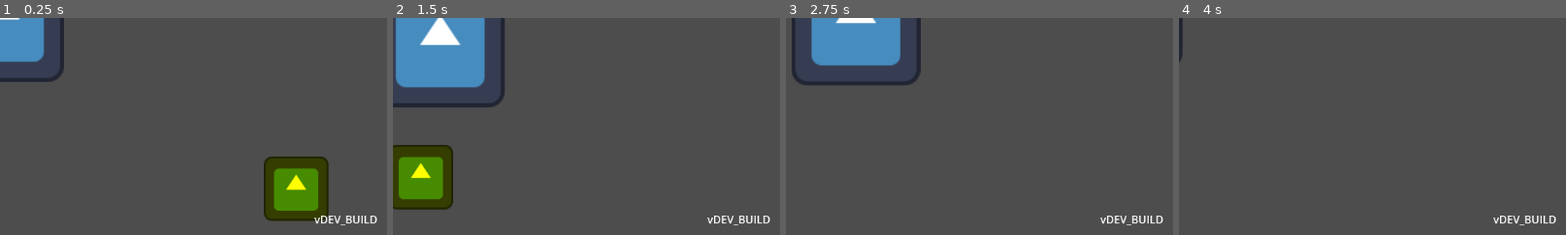
Above: before the commit, frames 1-4 (left to right).
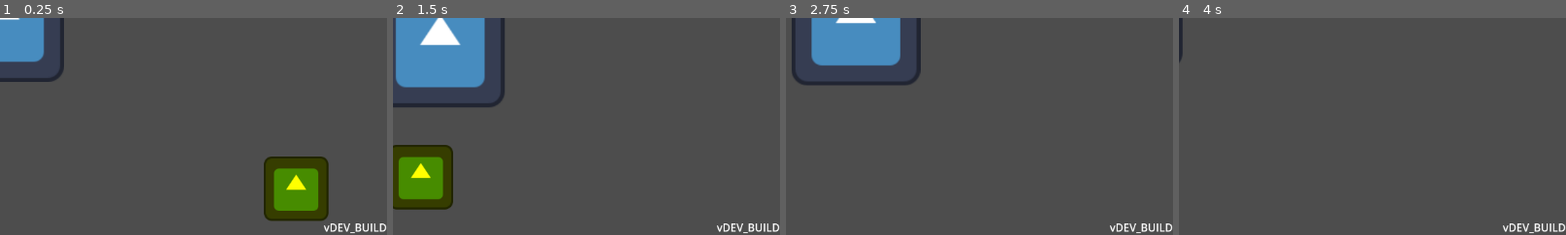
Above: after the commit, the same moments.

Repository: JulianGrey/godot_test
Game: Godot game, scene res://world.tscn
Same seed, same stepped clock (60 frames per second), same inputs: the game is played once before the commit and once after it. The engine's default icon, where the game draws it, is replaced by a stand-in: a white triangle on a blue panel in a dark square.
Inputs:
- Up to frame 1 (0.25 s): no input
- Up to frame 2 (1.5 s): tap Enter at 0.5 s; hold D (move_right) 0.53-1.28 s; hold S (move_down) from 1.28 s (still down)
- Up to frame 3 (2.75 s): release S (move_down) at 2.03 s; hold D (move_right) from 2.03 s (still down)
- Up to frame 4 (4 s): release D (move_right) at 2.78 s; hold W (move_up) 2.78-3.53 s; hold A (move_left) from 3.53 s (still down)
The pictures show only the part of the screen within x 50-100%, y 50-100%; the shares and areas given below are measured in that part.

The runs differ from the first frame. In frame 1, 0.7% of the frame differs, in the area x 81-100%, y 91-100%; in frame 2, 0.7%; in frame 3, 0.7%; in frame 4, 0.7%.

Commit message:
Version number position fix attempt

Diff:
--- a/VersionOverlay.tscn
+++ b/VersionOverlay.tscn
@@ -11,10 +11,16 @@
 grow_vertical = 2
 
 [node name="Label" type="Label" parent="." unique_id=552226536]
-layout_mode = 0
-offset_left = 985.0
-offset_top = 613.0
-offset_right = 1138.0
-offset_bottom = 636.0
+layout_mode = 1
+anchors_preset = 3
+anchor_left = 1.0
+anchor_top = 1.0
+anchor_right = 1.0
+anchor_bottom = 1.0
+offset_left = -147.0
+offset_top = -30.0
+grow_horizontal = 0
+grow_vertical = 0
 horizontal_alignment = 2
+vertical_alignment = 2
 script = ExtResource("1_8saep")
--- a/world.tscn
+++ b/world.tscn
@@ -47,4 +47,6 @@
 
 [node name="HUD" parent="." unique_id=376391160 instance=ExtResource("4_aqk2v")]
 
-[node name="VersionOverlay" parent="HUD" unique_id=1494358576 instance=ExtResource("6_dwbse")]
+[node name="CanvasLayer" type="CanvasLayer" parent="." unique_id=2094065325]
+
+[node name="VersionOverlay" parent="CanvasLayer" unique_id=1494358576 instance=ExtResource("6_dwbse")]
